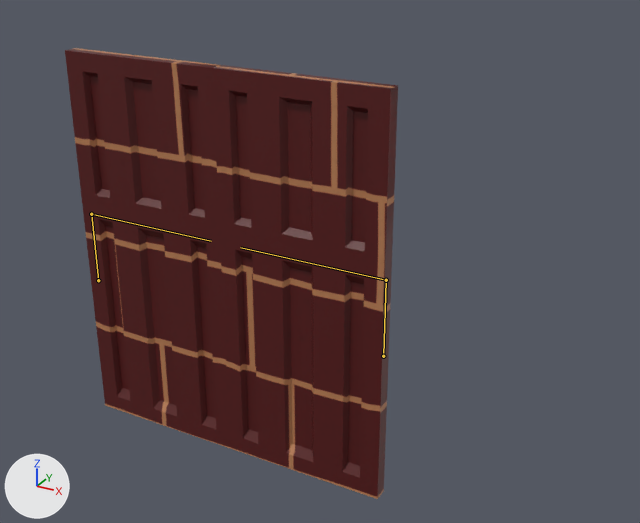
What one commit did to the FBX model Assets/Models/Doors/Doors.fbx.
Camera for both pictures: a camera (50 mm lens) standing at (6.0, -8.46, 7.31) and looking at (0.78, 1.02, 2.57). Every picture has the same lights, and +X, +Y and +Z are marked at lower left. The first picture is the older version. The bones that change, and the others that lie on the model, are drawn over the model as lines.

Names of what the first picture shows: 'Door_Left', 'Door_Right'.
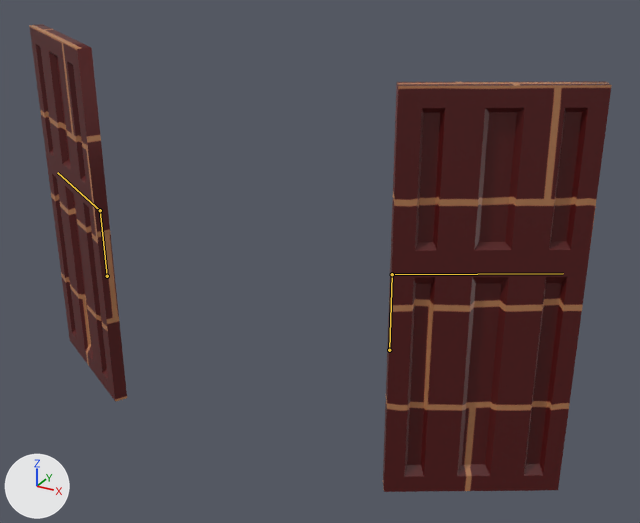
The newer file adds an action. The first version stands in its rest pose; the second is drawn at frame 1 of the action '06-CLOSING_SLOW'.

Location of each change, [x1, y1, x2, y2] in pixels of the pictures (640 x 523 px):
'Door_Right', posed (23% wider): before [212, 65, 398, 499]; after [383, 81, 612, 492]
'Door_Left', posed (40% narrower): before [65, 48, 230, 448]; after [29, 24, 127, 402]
bone 'CTR_Door.L', root to tip: before (383, 356) to (386, 280); after (389, 350) to (392, 274)
bone 'CTR_Door.R', root to tip: before (98, 280) to (91, 214); after (107, 276) to (100, 210)

What the commit changed:
Bone 'CTR_Door.L' (bone_ctr_door_l) moves from (0.0, 0.0, 0.0) to (0.0, 0.0, -0.17).
Bone 'CTR_Door.L' (bone_ctr_door_l) turns from (0, 0, 0) to (0, -150, 0) degrees about its own x, y and z.
Bone 'CTR_Door.R' (bone_ctr_door_r) moves from (0.0, 0.0, 0.0) to (0.0, 0.0, -0.17).
Bone 'CTR_Door.R' (bone_ctr_door_r) turns from (0, 0, 0) to (0, 150, 0) degrees about its own x, y and z.
